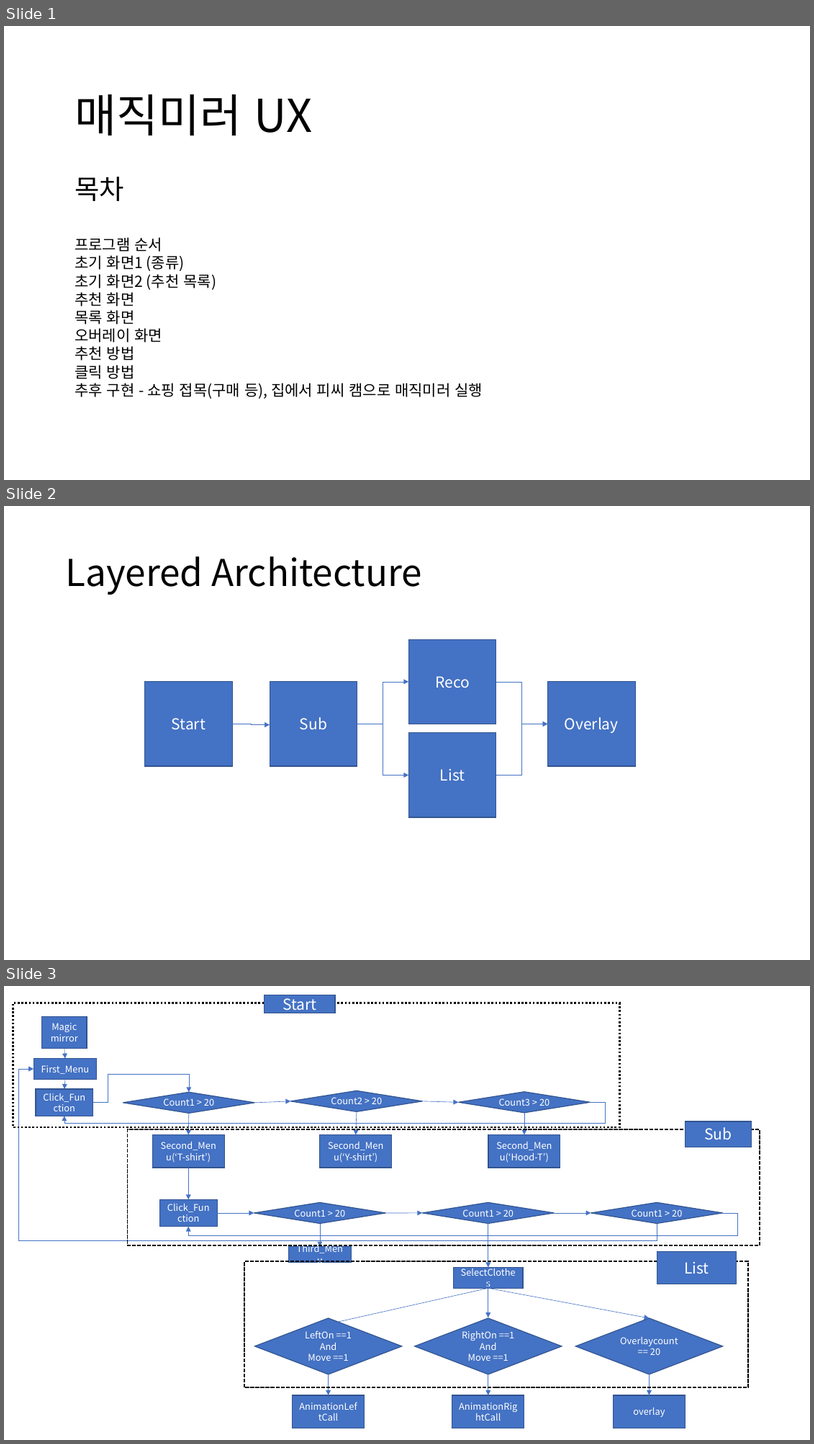
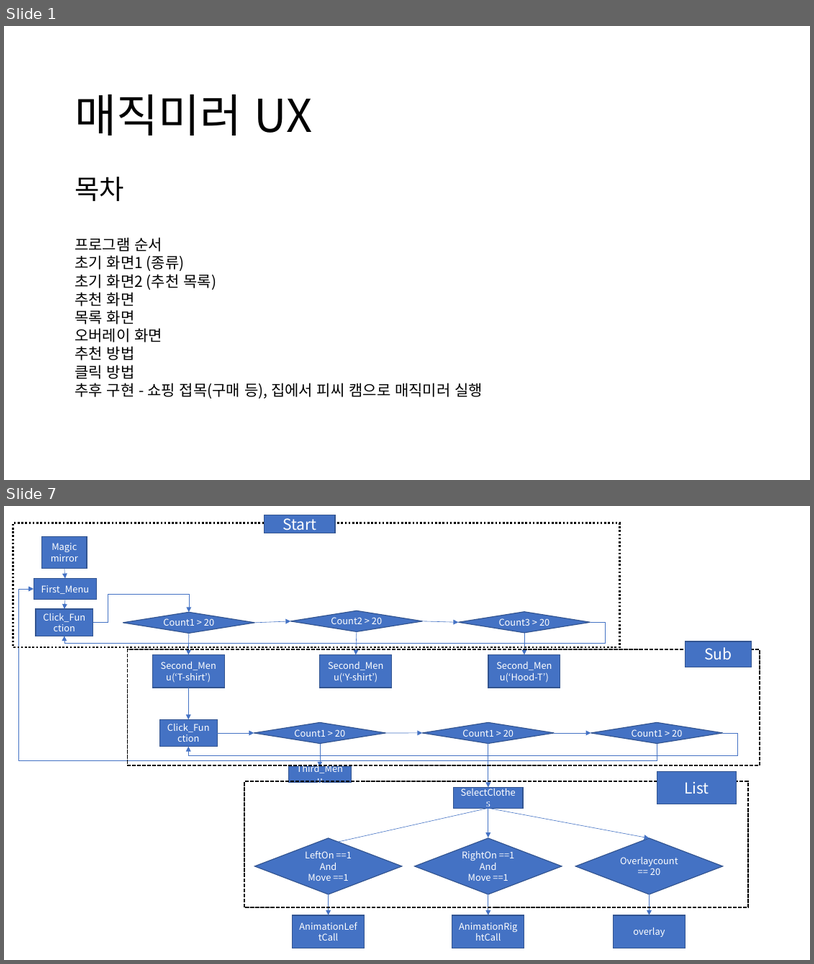
Before and after one commit to namhun21/Cosmoos, a slide deck: project/ppt/ux 디자인.pptx. Shown one above the other, each under a label of ours: slides 1, 2 and 3 before the commit, slides 1 and 7 after it; the slides between them are not shown. The pictures are 814x1444 and 814x964 pixels, drawn with LibreOffice and Linux fonts; fonts in the diff are those of the drawing. Boxes give left, top, right and bottom in pixels: in the first picture for what was removed or moved away, otherwise in the second. Text is boxed around its words. In the diff, an @@ line names an element or a change of style, - is before the commit and + after.

Commit message:
layered architecture

```diff
--- a/project/ppt/ux 디자인.pptx
+++ b/project/ppt/ux 디자인.pptx
@@ slide 2 removed at <box>4,506,810,960</box>, background #FFFFFF @@
@@ title removed at <box>65,556,422,595</box> @@
-Layered Architecture
@@ rectangle removed at <box>409,639,496,723</box> @@
-Reco
@@ rectangle removed at <box>145,682,233,766</box> @@
-Start
@@ rectangle removed at <box>270,682,358,766</box> @@
-Sub
@@ elbow arrow removed from (358, 723) to (409, 682) @@
@@ elbow arrow removed from (496, 682) to (548, 723) @@
@@ rectangle removed at <box>548,682,635,766</box> @@
-Overlay
@@ elbow arrow removed from (233, 723) to (270, 724) @@
@@ elbow arrow removed from (358, 723) to (409, 775) @@
@@ rectangle removed at <box>409,733,496,818</box> @@
-List
@@ elbow arrow removed from (496, 775) to (548, 723) @@
@@ what was slide 3 is now slide 7 @@
```
Also in this commit, not shown: 5 slides added.
